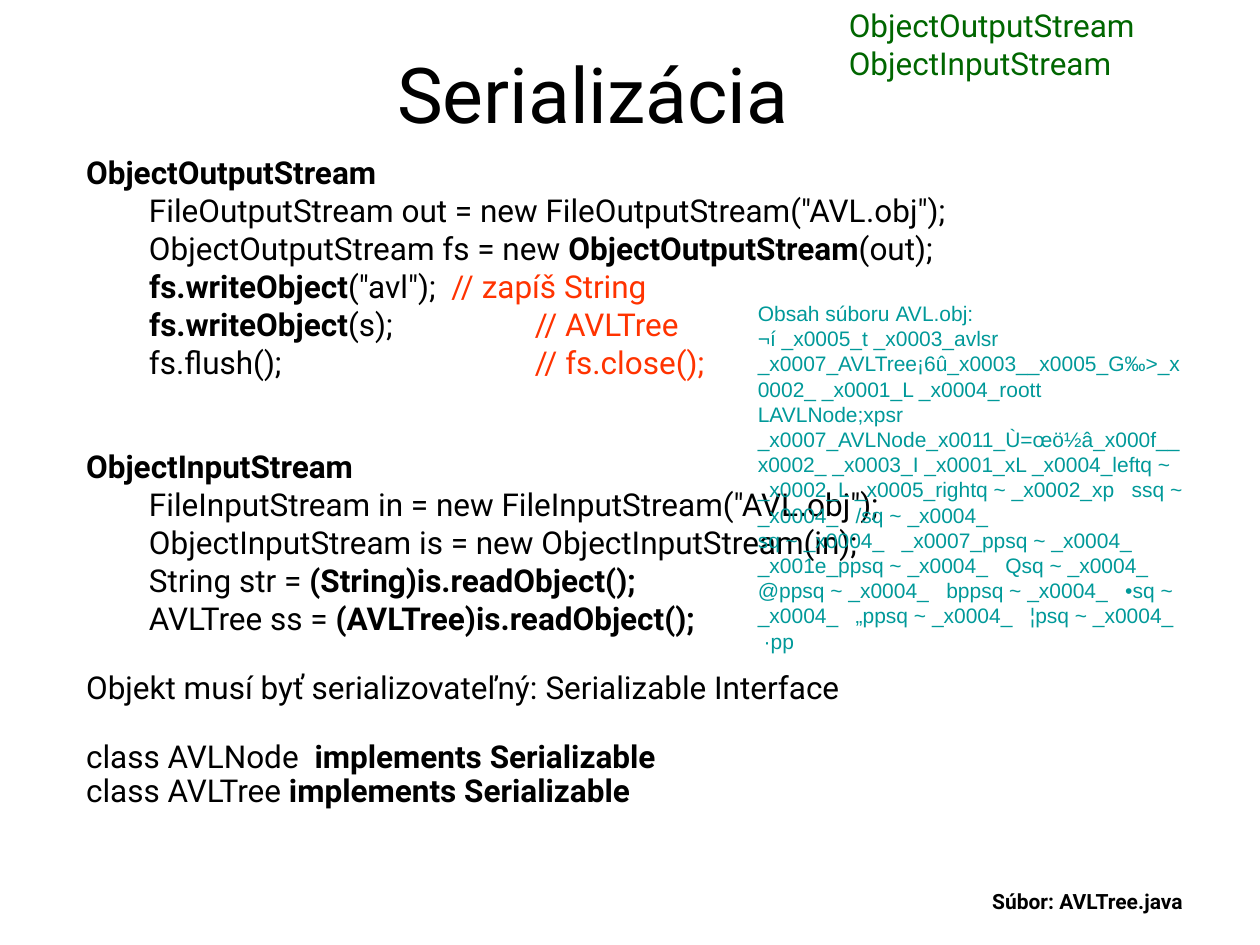
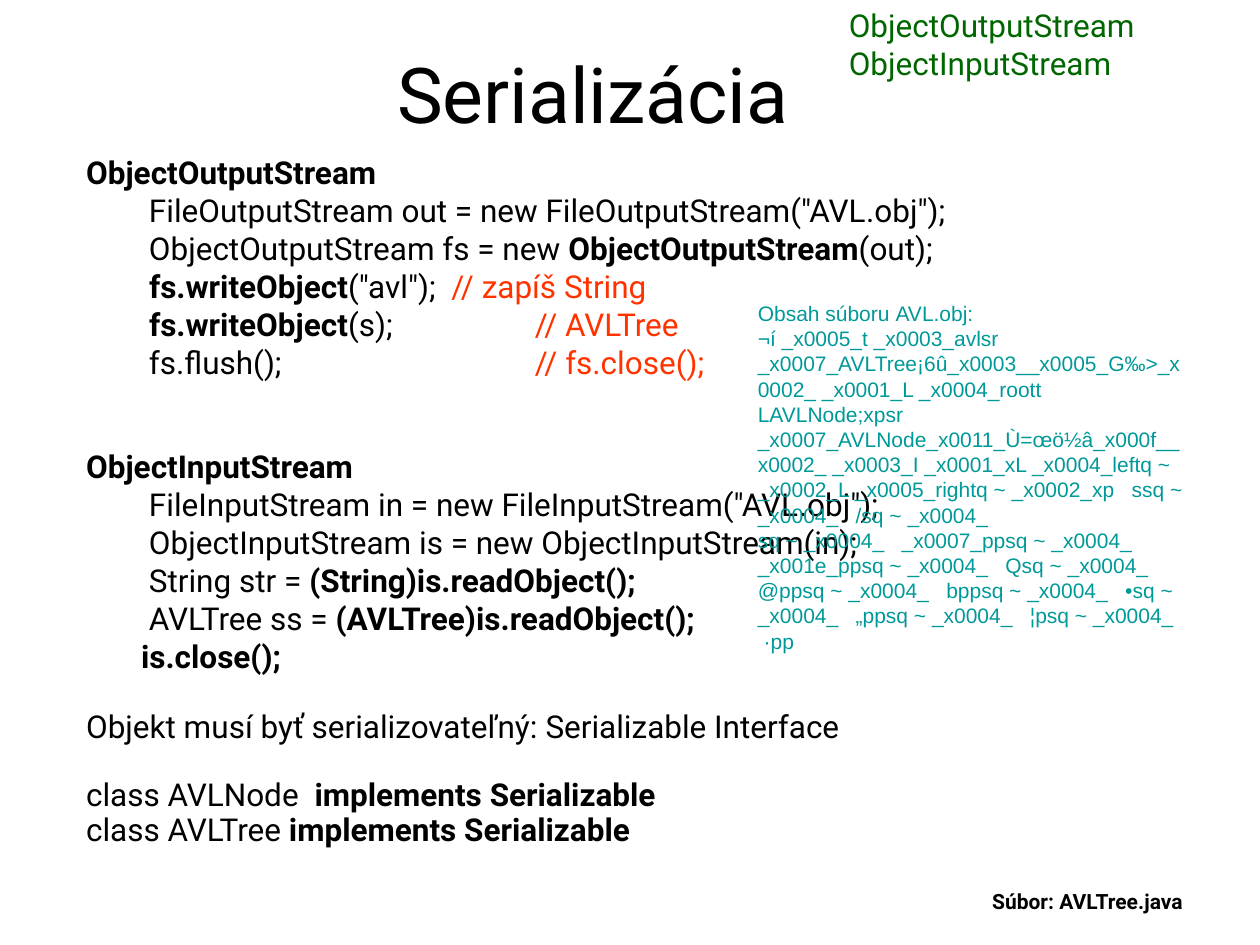
Before and after one commit to Programovanie4/Prednasky, a slide deck: slide 27 of 07/07_java.ppt. Drawn at 1260x945 pixels with LibreOffice and Linux fonts; fonts in the diff are those of the drawing. Boxes give left, top, right and bottom in pixels: in the first picture for what was removed or moved away, otherwise in the second. Text is boxed around its words. In the diff, an @@ line names an element or a change of style, - is before the commit and + after.

```diff
--- a/07/07_java.ppt
+++ b/07/07_java.ppt
@@ text at [141,643,281,675]: paragraph added @@
+is.close();
```
Also in this commit, not shown: 2 other files.
